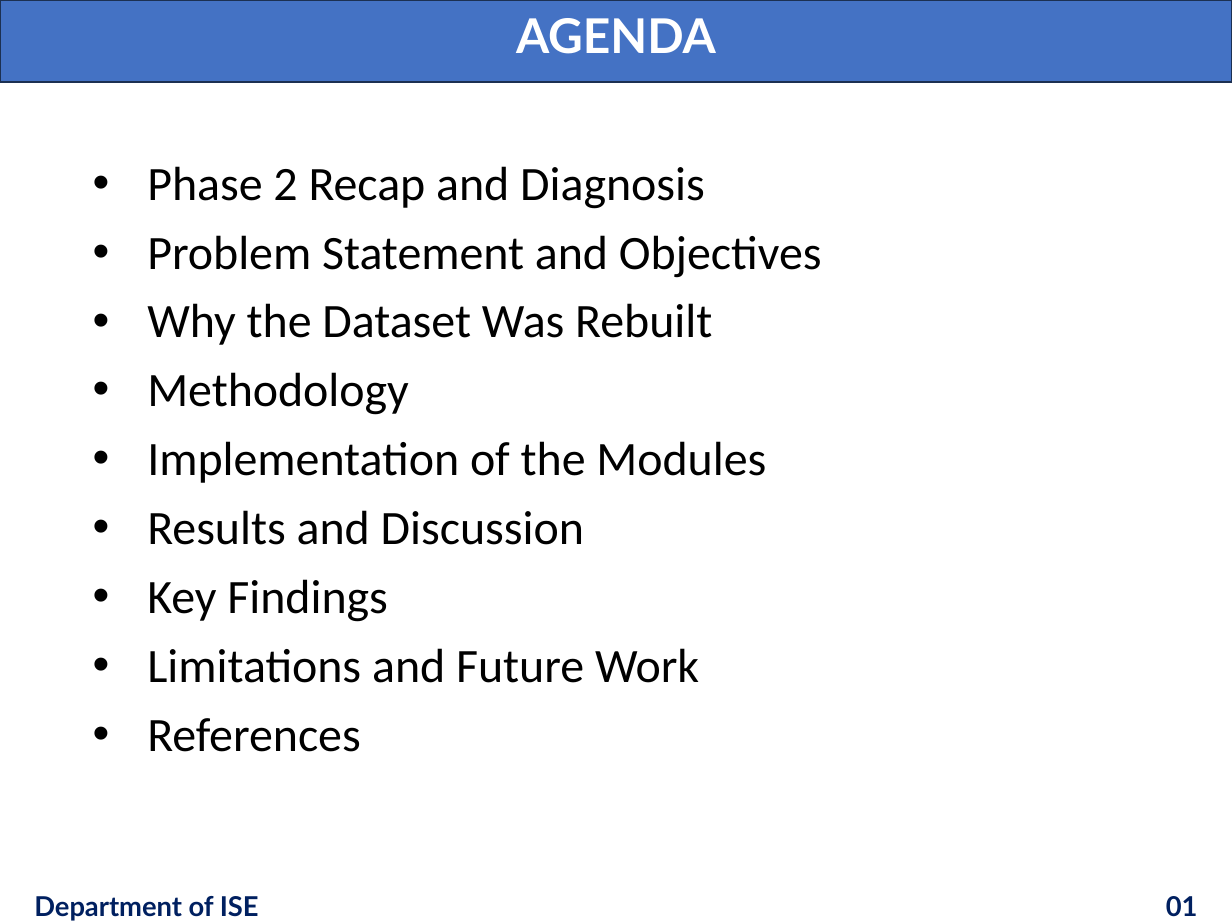
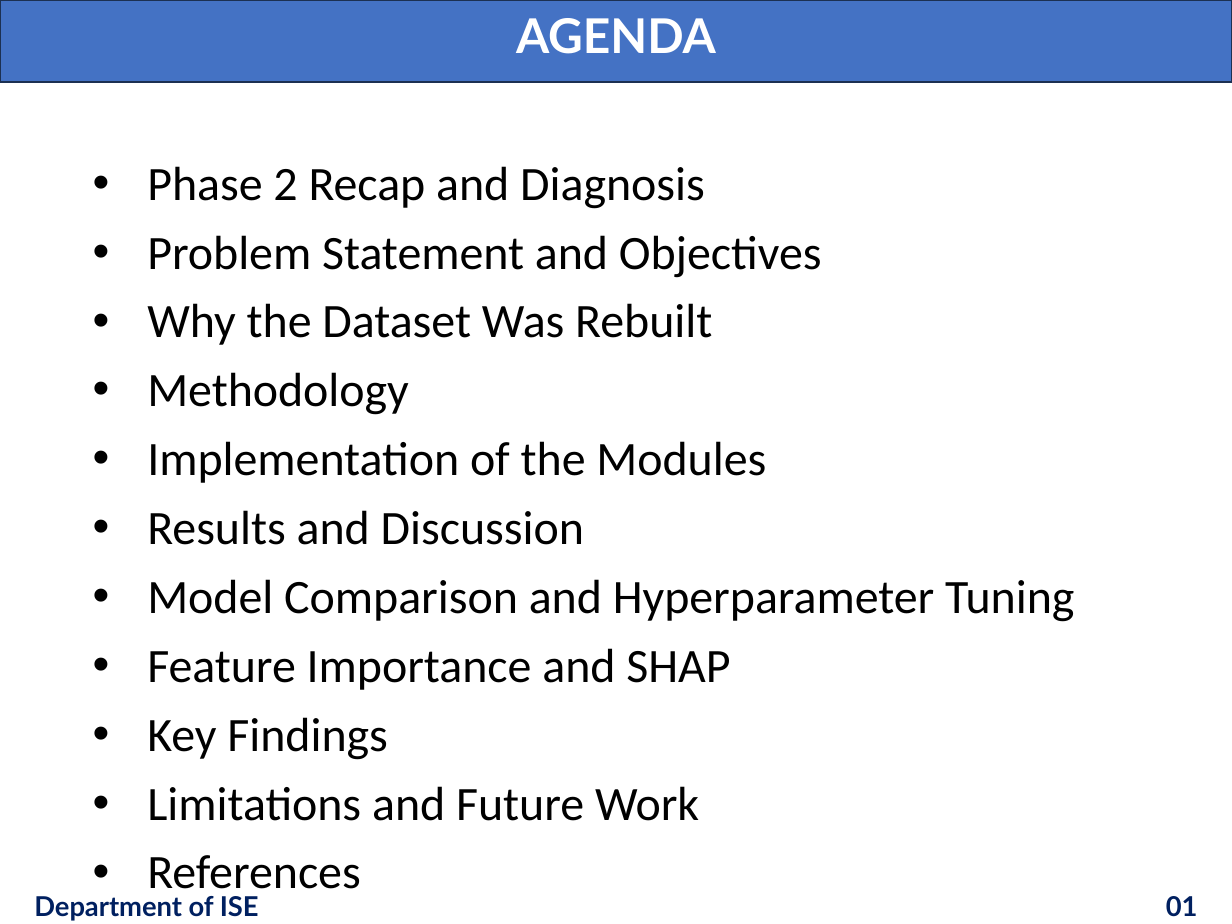
Before and after one commit to srinidhids15/Machine-Learning-Based-Lifecycle-Intelligence-System-for-Non-Biodegradable-Automotive-Materials, a slide deck: slide 3 of presentation/ISE_Phase3_Presentation_Team52.pptx. Drawn at 1232x924 pixels with LibreOffice and Linux fonts; fonts in the diff are those of the drawing; background and template pictures are left out. Boxes give left, top, right and bottom in pixels: in the first picture for what was removed or moved away, otherwise in the second. Text is boxed around its words. In the diff, an @@ line names an element or a change of style, - is before the commit and + after.

Commit message:
Add hyperparameter tuning and activation function study script
- Implemented a new script for hyperparameter tuning and activation function analysis.
- Conducted a study to evaluate the need for wider tuning grids for classical models.
- Analyzed the effectiveness of various activation functions in neural networks.
- Generated plots for comparison of original vs wider grid performance and activation function results.
- Results are saved in JSON and PNG formats for further analysis.

```diff
--- a/presentation/ISE_Phase3_Presentation_Team52.pptx
+++ b/presentation/ISE_Phase3_Presentation_Team52.pptx
@@ text at (147,579,1074,690): paragraphs added @@
+• Model Comparison and Hyperparameter Tuning
+• Feature Importance and SHAP
```
Also in this commit, not shown: 1 other slide changed, 7 slides added, 1 slide removed, 12 other files.
